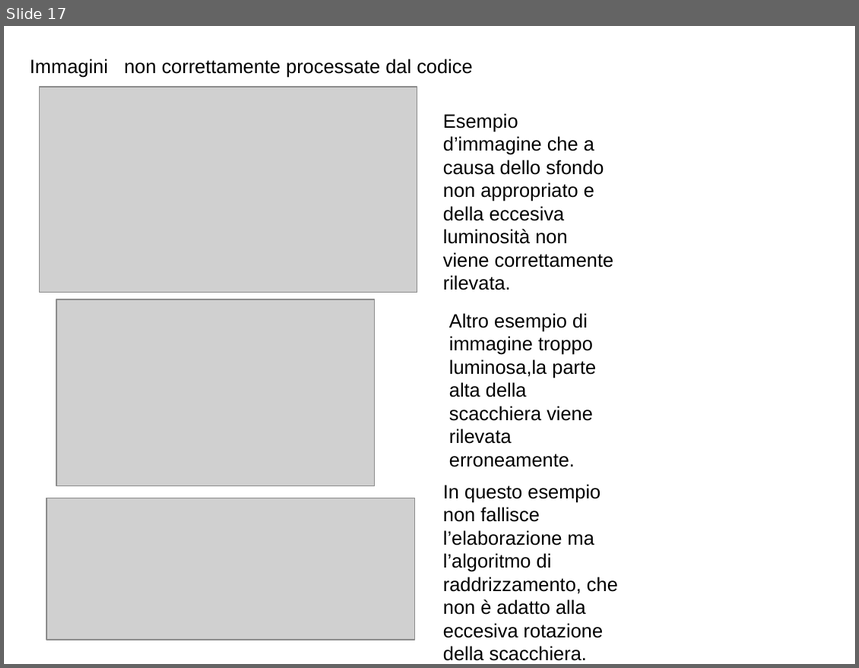
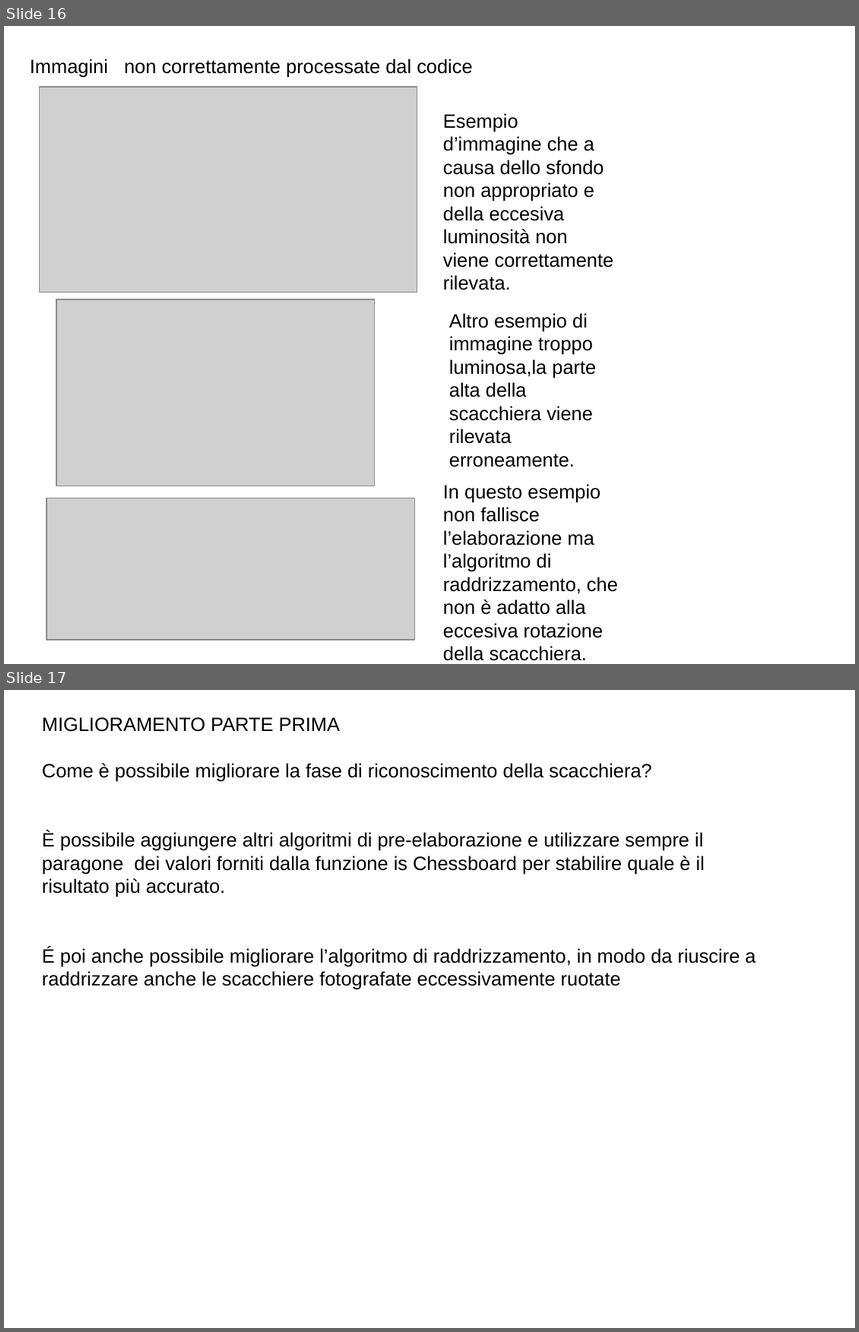
Before and after one commit to pietroparini2/chessProject, a slide deck: relazioneProgettoEI/presentazione.odp. Shown one above the other, each under a label of ours: slide 17 before the commit, slides 16 and 17 after it. The pictures are 859x668 and 859x1332 pixels, drawn with LibreOffice and Linux fonts; fonts in the diff are those of the drawing; grey boxes stand for pictures. Boxes give left, top, right and bottom in pixels: in the first picture for what was removed or moved away, otherwise in the second. Text is boxed around its words. In the diff, an @@ line names an element or a change of style, - is before the commit and + after.

```diff
--- a/relazioneProgettoEI/presentazione.odp
+++ b/relazioneProgettoEI/presentazione.odp
@@ slide 17 added at [4, 690, 855, 1328], background #FFFFFF @@
@@ text added at [42, 717, 756, 986], 18 pt, text #000000 @@
+MIGLIORAMENTO PARTE PRIMA
+Come è possibile migliorare la fase di riconoscimento della scacchiera?
+È possibile aggiungere altri algoritmi di pre-elaborazione e utilizzare sempre il paragone dei valori forniti dalla funzione is Chessboard per stabilire quale è il risultato più accurato.
+É poi anche possibile migliorare l’algoritmo di raddrizzamento, in modo da riuscire a raddrizzare anche le scacchiere fotografate eccessivamente ruotate
@@ what was slide 17 is now slide 16 @@
```
Also in this commit, not shown: 6 slides changed, 1 other slide added, 3 slides removed, 6 other files.
